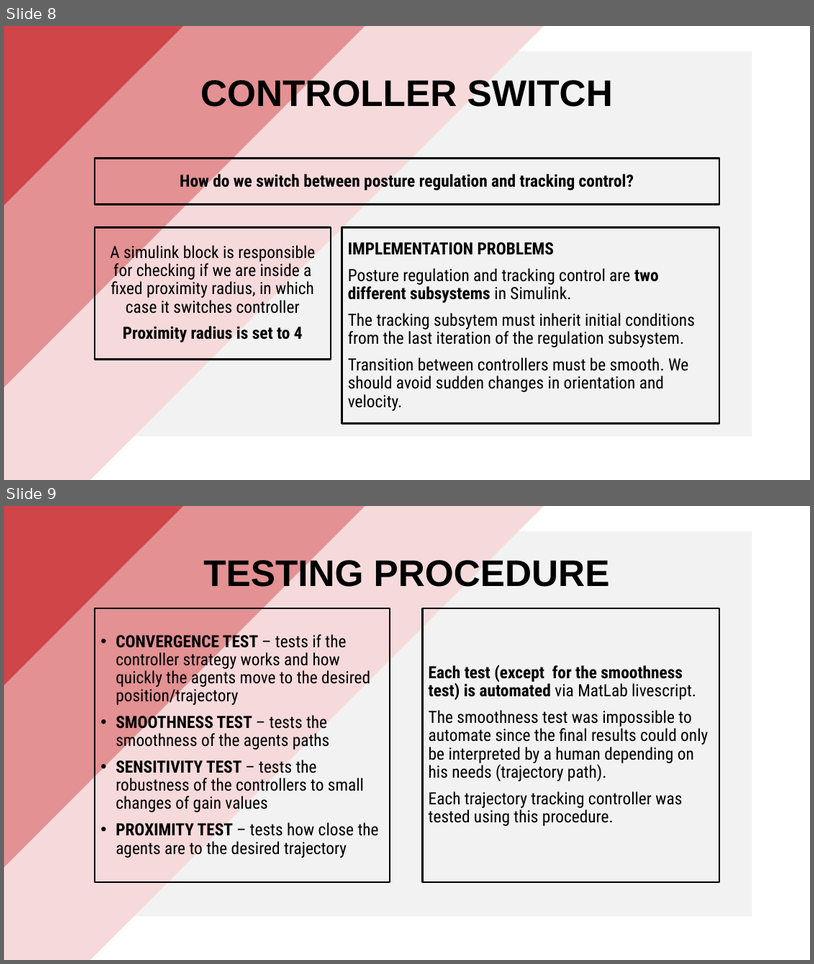
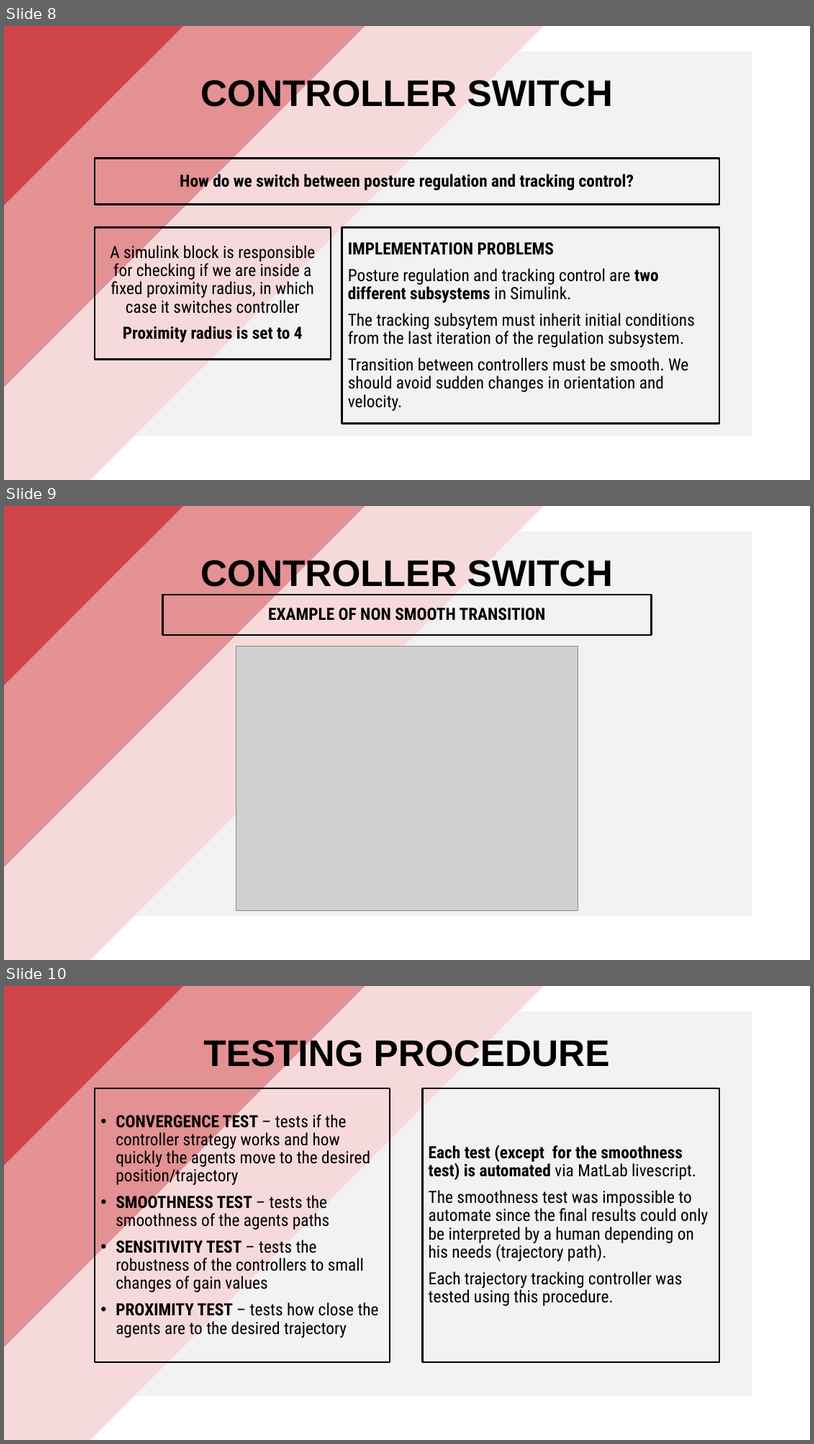
Before and after one commit to PippoGot/R-C2, a slide deck: documentation/presentation.pptx. Shown one above the other, each under a label of ours: slides 8 and 9 before the commit, slides 8, 9 and 10 after it. The pictures are 814x964 and 814x1444 pixels, drawn with LibreOffice and Linux fonts; fonts in the diff are those of the drawing; grey boxes stand for pictures. Boxes give left, top, right and bottom in pixels: in the first picture for what was removed or moved away, otherwise in the second. Text is boxed around its words. In the diff, an @@ line names an element or a change of style, - is before the commit and + after.

Commit message:
new tuning of gains and presentation images

```diff
--- a/documentation/presentation.pptx
+++ b/documentation/presentation.pptx
@@ slide 9 added at [4, 506, 810, 960], background #FFFFFF @@
@@ rectangle added at [4, 506, 548, 960], fill #F6DADB @@
@@ rectangle added at [4, 506, 412, 930], fill #E39193 @@
@@ rectangle added at [4, 506, 231, 739], fill #CF4548 @@
@@ rectangle added at [62, 531, 753, 916], fill #F2F2F2 @@
@@ title added at [201, 556, 613, 593], 44 pt, text #000000, bold @@
+CONTROLLER SWITCH
@@ text added at [162, 595, 652, 636], outline #000000 2.25 pt, 20 pt, text #000000, bold @@
+EXAMPLE OF NON SMOOTH TRANSITION
@@ picture added at [237, 646, 578, 911] @@
@@ what was slide 9 is now slide 10 @@
```
Also in this commit, not shown: 9 slides changed, 5 other slides added, 1 slide removed, 27 other files.
